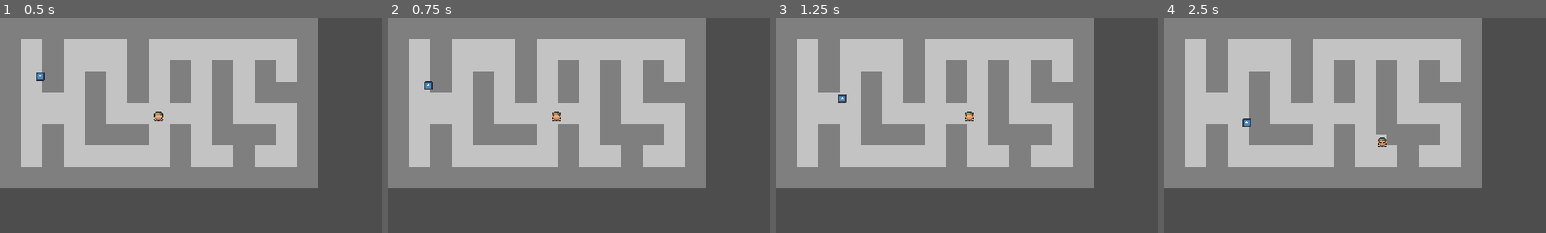
Above: before the commit, frames 1-4 (left to right).
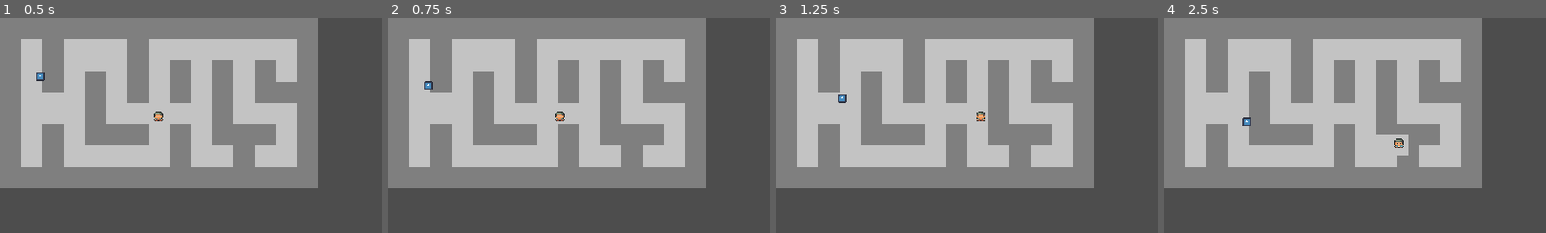
Above: after the commit, the same moments.

Repository: johnsyak/Servants-of-the-Tome
Game: Godot game, scene res://scenes/maps/world.tscn
The game is run twice, just before and just after one commit, with the same random seed, the same clock (stepped at 60 frames per second) and the same inputs. The engine's default icon, where the game draws it, is replaced by a stand-in: a white triangle on a blue panel in a dark square.
Inputs:
- Up to frame 1 (0.5 s): no input
- Up to frame 2 (0.75 s): hold Right (ui_right) from 0.53 s (still down); hold Shift (run) from 0.53 s (still down)
- Up to frame 3 (1.25 s): keep holding Right (ui_right); keep holding Shift (run)
- Up to frame 4 (2.5 s): release Right (ui_right) at 1.28 s; release Shift (run) at 1.28 s; hold Down (ui_down) 1.28-2.03 s; tap Shift (run) at 1.35 s; hold Right (ui_right) from 2.03 s (still down); hold Shift (run) from 2.03 s (still down)
The pictures show only the part of the screen within x 0-50%, y 0-50%; the shares and areas given below are measured in that part.

Frame 1 is identical in both runs. In frame 2, 0.1% of the frame differs, in the area x 43-47%, y 43-48%; in frame 3, 0.2%; in frame 4, 0.6%, in the area x 20-64%, y 46-64%.

Commit message:
Added new movements
Learned how to use WASD and controller movement as well!

Diff:
--- a/characters/players/player.gd
+++ b/characters/players/player.gd
@@ -1,13 +1,13 @@
 extends CharacterBody2D
 
 @export var speed: int = 50
-@export var run_speed: float = 1.5
+@export var run_speed: float = 2
 var move_direction
 
 signal break_block(coords)
 
 func _handle_input():
-	move_direction = Input.get_vector("ui_left", "ui_right", "ui_up", "ui_down")
+	move_direction = Input.get_vector("left", "right", "up", "down")
 	velocity = move_direction*speed
 	if Input.is_action_pressed("run"):
 		velocity = move_direction*speed*run_speed
--- a/project.godot
+++ b/project.godot
@@ -26,6 +26,34 @@
 "events": [Object(InputEventKey,"resource_local_to_scene":false,"resource_name":"","device":-1,"window_id":0,"alt_press …(182 unchanged characters)…
 ]
 }
+up={
+"deadzone": 0.5,
+"events": [Object(InputEventKey,"resource_local_to_scene":false,"resource_name":"","device":-1,"window_id":0,"alt_pressed":false,"shift_pressed":false,"ctrl_pressed":false,"meta_pressed":false,"pressed":false,"keycode":0,"physical_keycode":87,"key_label":0,"unicode":119,"echo":false,"script":null)
+, Object(InputEventKey,"resource_local_to_scene":false,"resource_name":"","device":-1,"window_id":0,"alt_pressed":false,"shift_pressed":false,"ctrl_pressed":false,"meta_pressed":false,"pressed":false,"keycode":0,"physical_keycode":4194320,"key_label":0,"unicode":0,"echo":false,"script":null)
+, Object(InputEventJoypadMotion,"resource_local_to_scene":false,"resource_name":"","device":-1,"axis":1,"axis_value":-1.0,"script":null)
+]
+}
+down={
+"deadzone": 0.5,
+"events": [Object(InputEventKey,"resource_local_to_scene":false,"resource_name":"","device":-1,"window_id":0,"alt_pressed":false,"shift_pressed":false,"ctrl_pressed":false,"meta_pressed":false,"pressed":false,"keycode":0,"physical_keycode":83,"key_label":0,"unicode":115,"echo":false,"script":null)
+, Object(InputEventKey,"resource_local_to_scene":false,"resource_name":"","device":-1,"window_id":0,"alt_pressed":false,"shift_pressed":false,"ctrl_pressed":false,"meta_pressed":false,"pressed":false,"keycode":0,"physical_keycode":4194322,"key_label":0,"unicode":0,"echo":false,"script":null)
+, Object(InputEventJoypadMotion,"resource_local_to_scene":false,"resource_name":"","device":-1,"axis":1,"axis_value":1.0,"script":null)
+]
+}
+left={
+"deadzone": 0.5,
+"events": [Object(InputEventKey,"resource_local_to_scene":false,"resource_name":"","device":-1,"window_id":0,"alt_pressed":false,"shift_pressed":false,"ctrl_pressed":false,"meta_pressed":false,"pressed":false,"keycode":0,"physical_keycode":65,"key_label":0,"unicode":97,"echo":false,"script":null)
+, Object(InputEventKey,"resource_local_to_scene":false,"resource_name":"","device":-1,"window_id":0,"alt_pressed":false,"shift_pressed":false,"ctrl_pressed":false,"meta_pressed":false,"pressed":false,"keycode":0,"physical_keycode":4194319,"key_label":0,"unicode":0,"echo":false,"script":null)
+, Object(InputEventJoypadMotion,"resource_local_to_scene":false,"resource_name":"","device":-1,"axis":0,"axis_value":-1.0,"script":null)
+]
+}
+right={
+"deadzone": 0.5,
+"events": [Object(InputEventKey,"resource_local_to_scene":false,"resource_name":"","device":-1,"window_id":0,"alt_pressed":false,"shift_pressed":false,"ctrl_pressed":false,"meta_pressed":false,"pressed":false,"keycode":0,"physical_keycode":68,"key_label":0,"unicode":100,"echo":false,"script":null)
+, Object(InputEventKey,"resource_local_to_scene":false,"resource_name":"","device":-1,"window_id":0,"alt_pressed":false,"shift_pressed":false,"ctrl_pressed":false,"meta_pressed":false,"pressed":false,"keycode":0,"physical_keycode":4194321,"key_label":0,"unicode":0,"echo":false,"script":null)
+, Object(InputEventJoypadMotion,"resource_local_to_scene":false,"resource_name":"","device":-1,"axis":0,"axis_value":1.0,"script":null)
+]
+}
 
 [rendering]
 
